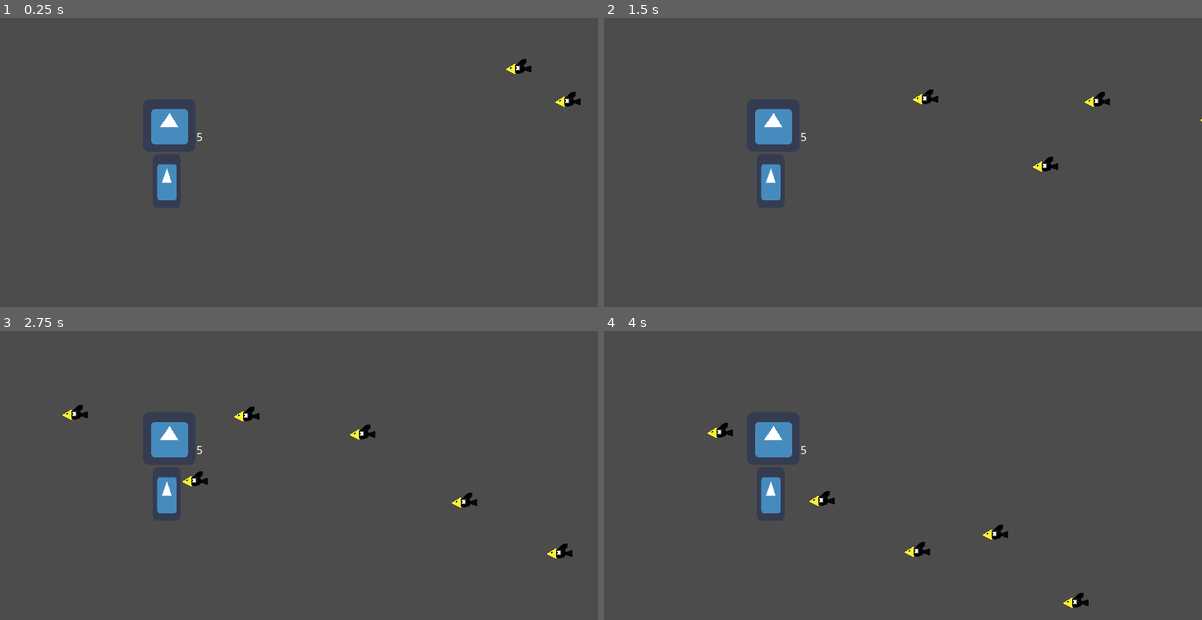
Above: before the commit, frames 1-4 (two rows, left to right).
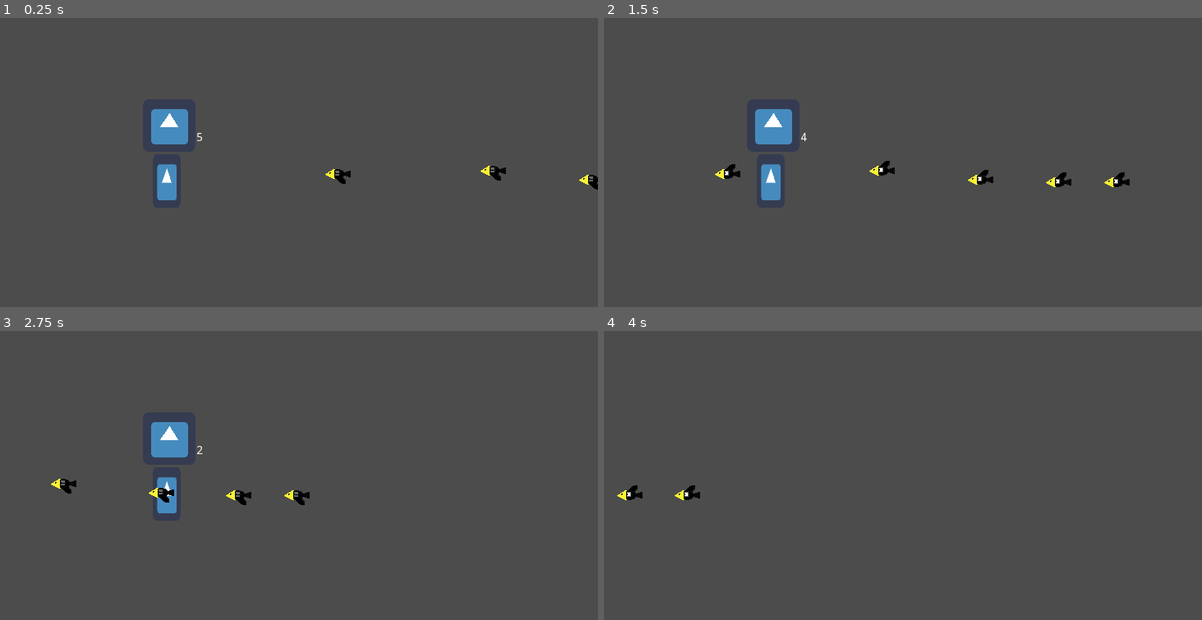
Above: after the commit, the same moments.

Repository: AldieNightStar/balloon_cat
Game: Godot game, scene res://Levels/Level01.tscn
Two runs of this game, one before a commit and one after it. Both use one fixed random seed, a clock stepped at 60 frames per second and the inputs below. The engine's default icon, where the game draws it, is replaced by a stand-in: a white triangle on a blue panel in a dark square.
Inputs:
- Up to frame 1 (0.25 s): no input
- Up to frame 2 (1.5 s): no input
- Up to frame 3 (2.75 s): no input
- Up to frame 4 (4 s): no input

The runs differ from the first frame. In frame 1, 0.6% of the frame differs, in the area x 54-100%, y 14-60%; in frame 2, 1.0%; in frame 3, 1.2%; in frame 4, 2.0%, in the area x 2-82%, y 31-96%.

Commit message:
fix Revan.tscn

Diff:
--- a/Levels/Level01.tscn
+++ b/Levels/Level01.tscn
@@ -2,8 +2,8 @@
 
 [ext_resource path="res://Objects/LevelHolder.tscn" type="PackedScene" id=1]
 [ext_resource path="res://Objects/SimpleEnemy.tscn" type="PackedScene" id=2]
-[ext_resource path="res://Objects/Raven.tscn" type="PackedScene" id=3]
-[ext_resource path="res://Objects/ScenarioNode.tscn" type="PackedScene" id=4]
+[ext_resource path="res://Objects/ScenarioNode.tscn" type="PackedScene" id=3]
+[ext_resource path="res://Objects/Raven.tscn" type="PackedScene" id=4]
 
 [sub_resource type="GDScript" id=1]
 script/source = "extends Area2D
@@ -49,46 +49,6 @@
 [node name="SimpleEnemy6" parent="Items" instance=ExtResource( 2 )]
 position = Vector2( 1344.61, -515.854 )
 
-[node name="Raven" parent="Items/SimpleEnemy6" instance=ExtResource( 3 )]
-position = Vector2( -471.82, 694.676 )
-max_pos = 599
-
-[node name="Raven2" parent="Items/SimpleEnemy6" instance=ExtResource( 3 )]
-position = Vector2( -27.2516, 782.556 )
-max_pos = 599
-
-[node name="Raven3" parent="Items/SimpleEnemy6" instance=ExtResource( 3 )]
-position = Vector2( -617.855, 613.258 )
-max_pos = 599
-
-[node name="Raven4" parent="Items/SimpleEnemy6" instance=ExtResource( 3 )]
-position = Vector2( -408.495, 615.843 )
-max_pos = 599
-
-[node name="Raven5" parent="Items/SimpleEnemy6" instance=ExtResource( 3 )]
-position = Vector2( -677.303, 538.302 )
-max_pos = 599
-
-[node name="Raven6" parent="Items/SimpleEnemy6" instance=ExtResource( 3 )]
-position = Vector2( 165.309, 844.589 )
-max_pos = 599
-
-[node name="Raven7" parent="Items/SimpleEnemy6" instance=ExtResource( 3 )]
-position = Vector2( 67.0902, 761.879 )
-max_pos = 599
-
-[node name="Raven8" parent="Items/SimpleEnemy6" instance=ExtResource( 3 )]
-position = Vector2( -267.629, 637.813 )
-max_pos = 599
-
-[node name="Raven9" parent="Items/SimpleEnemy6" instance=ExtResource( 3 )]
-position = Vector2( -527.391, 571.903 )
-max_pos = 599
-
-[node name="Raven10" parent="Items/SimpleEnemy6" instance=ExtResource( 3 )]
-position = Vector2( -143.563, 720.523 )
-max_pos = 599
-
 [node name="SimpleEnemy7" parent="Items" instance=ExtResource( 2 )]
 position = Vector2( 1522.27, -515.854 )
 
@@ -103,14 +63,29 @@
 
 [node name="Scenarios" type="Node2D" parent="."]
 
-[node name="ScenarioNode" parent="Scenarios" instance=ExtResource( 4 )]
+[node name="ScenarioNode" parent="Scenarios" instance=ExtResource( 3 )]
 position = Vector2( 736.293, -366.781 )
 script = SubResource( 1 )
 
-[node name="ScenarioNode2" parent="Scenarios" instance=ExtResource( 4 )]
+[node name="ScenarioNode2" parent="Scenarios" instance=ExtResource( 3 )]
 position = Vector2( 1118.96, -381.131 )
 script = SubResource( 2 )
 
-[node name="ScenarioNode3" parent="Scenarios" instance=ExtResource( 4 )]
+[node name="ScenarioNode3" parent="Scenarios" instance=ExtResource( 3 )]
 position = Vector2( 1539.89, -376.348 )
 script = SubResource( 3 )
+
+[node name="Raven" parent="." instance=ExtResource( 4 )]
+position = Vector2( 439.985, 188.362 )
+
+[node name="Raven2" parent="." instance=ExtResource( 4 )]
+position = Vector2( 629.076, 184.28 )
+
+[node name="Raven3" parent="." instance=ExtResource( 4 )]
+position = Vector2( 748.788, 195.164 )
+
+[node name="Raven4" parent="." instance=ExtResource( 4 )]
+position = Vector2( 844.014, 197.885 )
+
+[node name="Raven5" parent="." instance=ExtResource( 4 )]
+position = Vector2( 914.753, 197.885 )
--- a/Objects/Raven.gd
+++ /dev/null
@@ -1,35 +0,0 @@
-extends Node2D
-
-export var max_pos = 100
-var side = 0.5
-var hp = 1
-var speed = 1
-
-func _ready():
-	fly()
-
-func _process(delta):
-	if hp >= 1:
-		position.x -= speed
-	if hp >= 1:
-		position.y += 5 * side
-		if (position.y > max_pos || position.y < 0):
-			side *= -1
-	elif hp <= 0:
-		position.y += 2
-		rotation += 1
-
-func fly():
-	$Raven_kinema/AnimatedSprite.play("fly")
-
-
-
-func _on_Area2D_body_shape_entered(body_id, body, body_shape, area_shape):
-	hp -= 1
-
-#1 -- Анімація (польоту)
-#2 -- Переміщення (в ліво)
-#3 -- Переміщення (верх вниз)
-#4 -- Має життя
-#5 -- Смерть
-#6 -- Анімація (смерті)
--- a/Objects/Raven.tscn
+++ b/Objects/Raven.tscn
@@ -1,42 +1,67 @@
-[gd_scene load_steps=7 format=2]
+[gd_scene load_steps=6 format=2]
 
-[ext_resource path="res://Objects/Raven.gd" type="Script" id=1]
-[ext_resource path="res://assets/raven1.png" type="Texture" id=2]
-[ext_resource path="res://assets/raven2.png" type="Texture" id=3]
+[ext_resource path="res://assets/raven1.png" type="Texture" id=1]
+[ext_resource path="res://assets/raven2.png" type="Texture" id=2]
+
+[sub_resource type="GDScript" id=1]
+script/source = "extends KinematicBody2D
+
+export var max_pos = 400
+var side = 0.5
+var hp = 1
+var speed = 0.5
+var dead = false
+
+func _ready():
+	fly()
+
+func _process(delta):
+	var c = move_and_collide(Vector2(-speed, 0))
+	if c:
+		_atack(c.collider)
+
+
+
+	if dead == true:
+		position.y += 1
+		rotation += 1
+
+func fly():
+	$AnimatedSprite.play(\"fly\")
+
+func _atack(body):
+	print(body.name)
+	if body.has_method(\"damage\"):
+		body.damage(1)
+		self.add_collision_exception_with(body)
+
+func damage(n):
+	hp -= n
+	if hp <= 0:
+		dead = true
+
+"
 
 [sub_resource type="RectangleShape2D" id=2]
-extents = Vector2( 8.2594, 15.4324 )
+extents = Vector2( 17.0363, 14.1431 )
 
-[sub_resource type="SpriteFrames" id=1]
+[sub_resource type="SpriteFrames" id=3]
 animations = [ {
-"frames": [ ExtResource( 2 ), ExtResource( 3 ) ],
+"frames": [ ExtResource( 1 ), ExtResource( 2 ) ],
 "loop": true,
 "name": "fly",
-"speed": 5.0
+"speed": 2.0
 } ]
 
-[sub_resource type="RectangleShape2D" id=3]
-extents = Vector2( 8.92282, 14.769 )
+[node name="Raven_kinema" type="KinematicBody2D"]
+script = SubResource( 1 )
 
-[node name="Raven" type="Node2D"]
-position = Vector2( 364.201, 59.0757 )
-script = ExtResource( 1 )
-
-[node name="Raven_kinema" type="KinematicBody2D" parent="."]
-
-[node name="Raven_Colis" type="CollisionShape2D" parent="Raven_kinema"]
-position = Vector2( -10.094, 0.356071 )
+[node name="Raven_Colis" type="CollisionShape2D" parent="."]
+position = Vector2( 1.4851, 2.05888 )
 shape = SubResource( 2 )
 
-[node name="AnimatedSprite" type="AnimatedSprite" parent="Raven_kinema"]
+[node name="AnimatedSprite" type="AnimatedSprite" parent="."]
 position = Vector2( 0.970825, 1.58549 )
-frames = SubResource( 1 )
+frames = SubResource( 3 )
 animation = "fly"
-
-[node name="Area2D" type="Area2D" parent="Raven_kinema"]
-position = Vector2( 8.60599, 0 )
-
-[node name="CollisionShape2D" type="CollisionShape2D" parent="Raven_kinema/Area2D"]
-position = Vector2( 0.922119, -7.62939e-006 )
-shape = SubResource( 3 )
-[connection signal="body_shape_entered" from="Raven_kinema/Area2D" to="." method="_on_Area2D_body_shape_entered"]
+speed_scale = 0.5
Not shown, added: .mono/assemblies/Debug/GodotSharp.xml
Not shown, added: .mono/assemblies/Debug/GodotSharpEditor.xml
Not shown, added: .mono/assemblies/Debug/api_hash_cache.cfg
Not shown, added: .mono/assemblies/Debug/GodotSharp.dll
Not shown, added: .mono/assemblies/Debug/GodotSharp.pdb
Not shown, added: .mono/assemblies/Debug/GodotSharpEditor.dll
Not shown, added: .mono/assemblies/Debug/GodotSharpEditor.pdb
